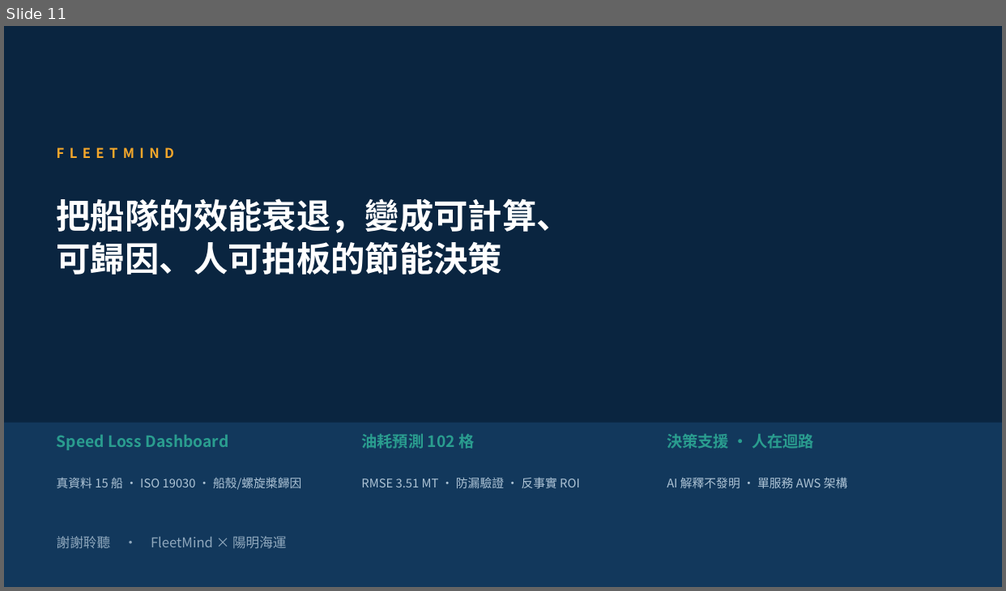
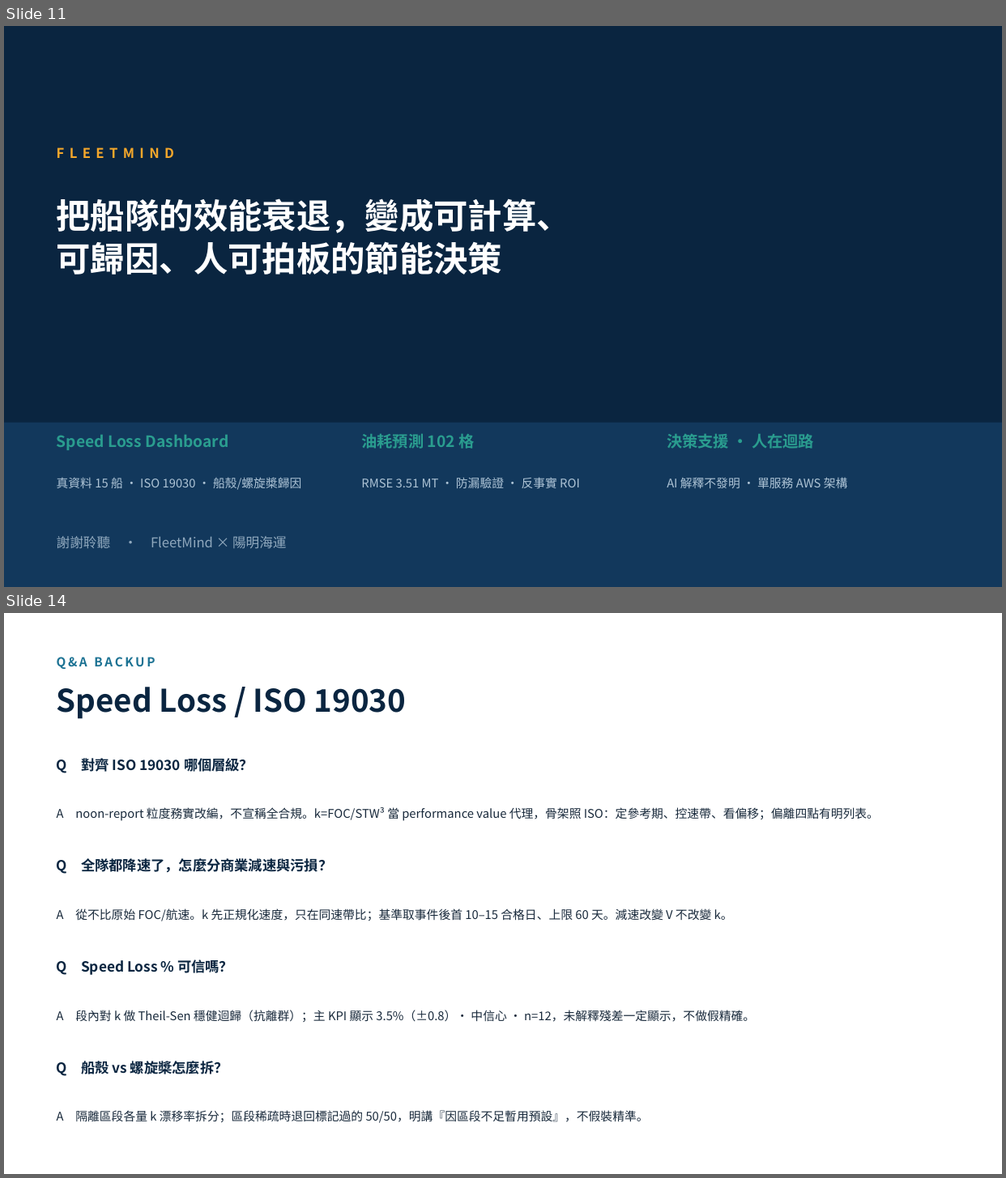
Before and after one commit to wsx5031060310guy/fleetmind-yang-ming-hackathon, a slide deck: presentation/fleetmind-proposal-deck.pptx. Shown one above the other, each under a label of ours: slide 11 before the commit, slides 11 and 14 after it; the slides between them are not shown. The pictures are 1006x591 and 1006x1178 pixels, drawn with LibreOffice and Linux fonts; fonts in the diff are those of the drawing. Boxes give left, top, right and bottom in pixels: in the first picture for what was removed or moved away, otherwise in the second. Text is boxed around its words. In the diff, an @@ line names an element or a change of style, - is before the commit and + after.

```diff
--- a/presentation/fleetmind-proposal-deck.pptx
+++ b/presentation/fleetmind-proposal-deck.pptx
@@ slide 14 added at (4,613,1002,1174), background #FFFFFF @@
@@ text added at (57,657,155,669), 12 pt, text #1C7293, bold @@
+Q&A BACKUP
@@ text added at (57,687,407,719), 30 pt, text #0A2540, bold @@
+Speed Loss / ISO 19030
@@ text added at (57,758,253,773), 13.5 pt, text #0A2540, bold @@
+Q 對齊 ISO 19030 哪個層級？
@@ text added at (57,807,879,821), 11.5 pt, text #18293B @@
+A noon-report 粒度務實改編，不宣稱全合規。k=FOC/STW³ 當 performance value 代理，骨架照 ISO：定參考期、控速帶、看偏移；偏離四點有明列表。
@@ text added at (57,858,332,874), 13.5 pt, text #0A2540, bold @@
+Q 全隊都降速了，怎麼分商業減速與污損？
@@ text added at (57,909,733,922), 11.5 pt, text #18293B @@
+A 從不比原始 FOC/航速。k 先正規化速度，只在同速帶比；基準取事件後首 10–15 合格日、上限 60 天。減速改變 V 不改變 k。
@@ text added at (57,960,233,975), 13.5 pt, text #0A2540, bold @@
+Q Speed Loss % 可信嗎？
@@ text added at (57,1010,755,1022), 11.5 pt, text #18293B @@
+A 段內對 k 做 Theil-Sen 穩健迴歸（抗離群）；主 KPI 顯示 3.5%（±0.8）· 中信心 · n=12，未解釋殘差一定顯示，不做假精確。
@@ text added at (57,1061,228,1076), 13.5 pt, text #0A2540, bold @@
+Q 船殼 vs 螺旋槳怎麼拆？
@@ text added at (57,1110,649,1123), 11.5 pt, text #18293B @@
+A 隔離區段各量 k 漂移率拆分；區段稀疏時退回標記過的 50/50，明講『因區段不足暫用預設』，不假裝精準。
```
Also in this commit, not shown: 1 slide changed, 3 other slides added, 1 slide removed, 1 other file.
